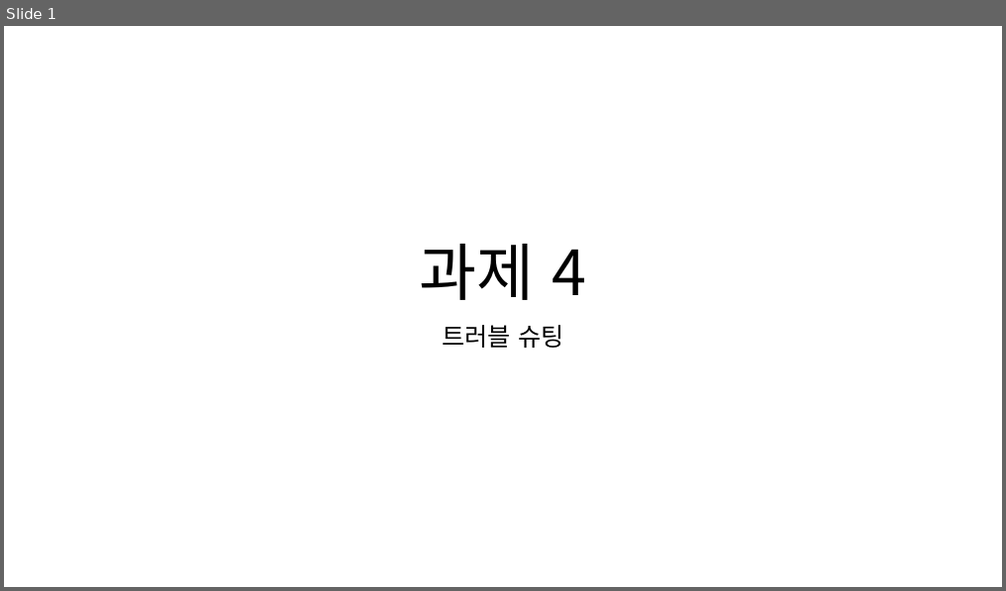
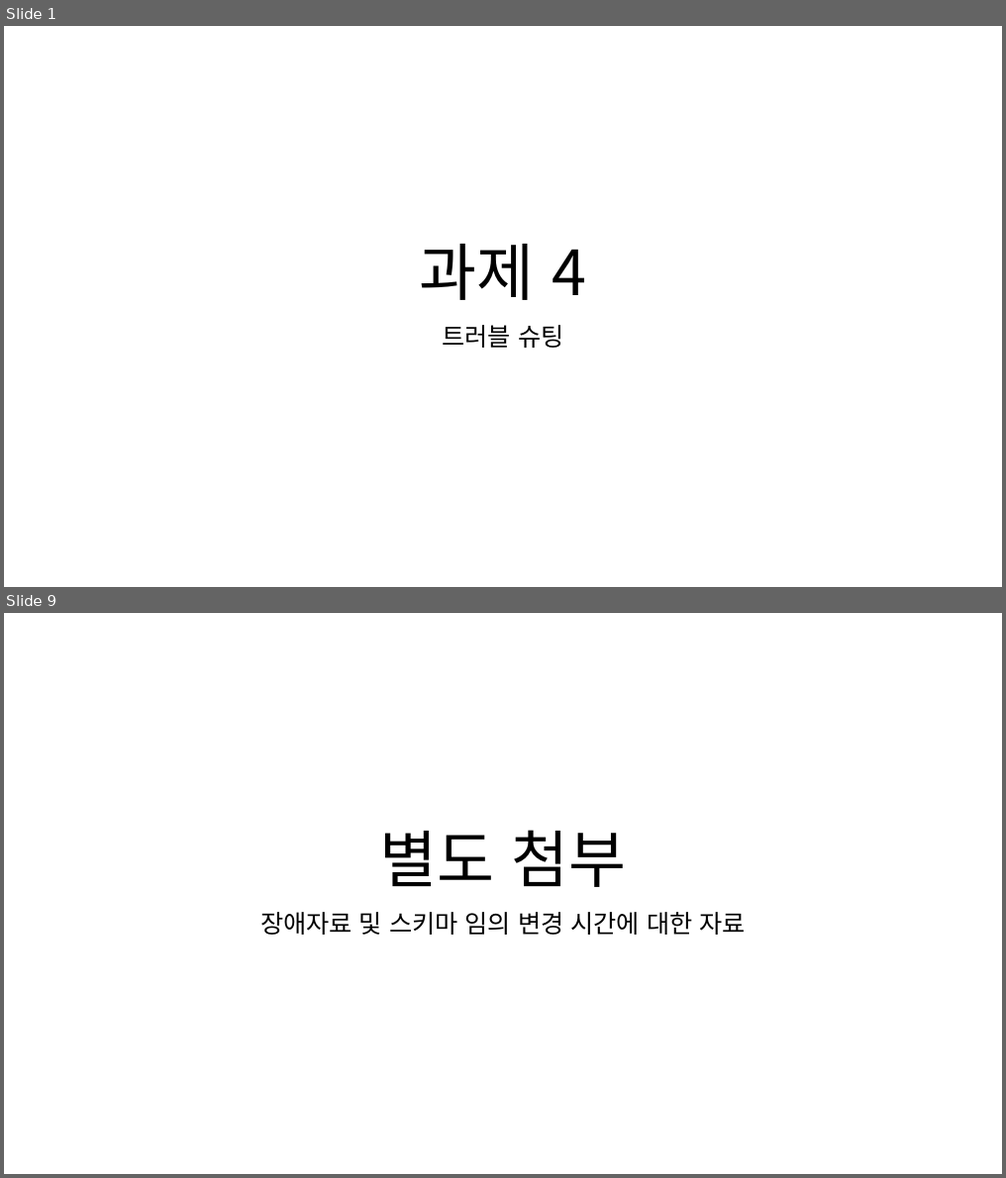
Before and after one commit to mong-head/commento_boot_camp_DBA, a slide deck: 과제4/과제 4.pptx. Shown one above the other, each under a label of ours: slide 1 before the commit, slides 1 and 9 after it; the slides between them are not shown. The pictures are 1006x591 and 1006x1178 pixels, drawn with LibreOffice and Linux fonts; fonts in the diff are those of the drawing. Boxes give left, top, right and bottom in pixels: in the first picture for what was removed or moved away, otherwise in the second. Text is boxed around its words. In the diff, an @@ line names an element or a change of style, - is before the commit and + after.

```diff
--- a/과제4/과제 4.pptx
+++ b/과제4/과제 4.pptx
@@ slide 9 added at (4, 613, 1002, 1174), background #FFFFFF @@
@@ title added at (379, 830, 627, 887), 60 pt, text #000000 @@
+별도 첨부
@@ subtitle added at (260, 912, 746, 935), 24 pt, text #000000 @@
+장애자료 및 스키마 임의 변경 시간에 대한 자료
```
Also in this commit, not shown: 4 slides changed, 6 other slides added, 1 slide removed.
